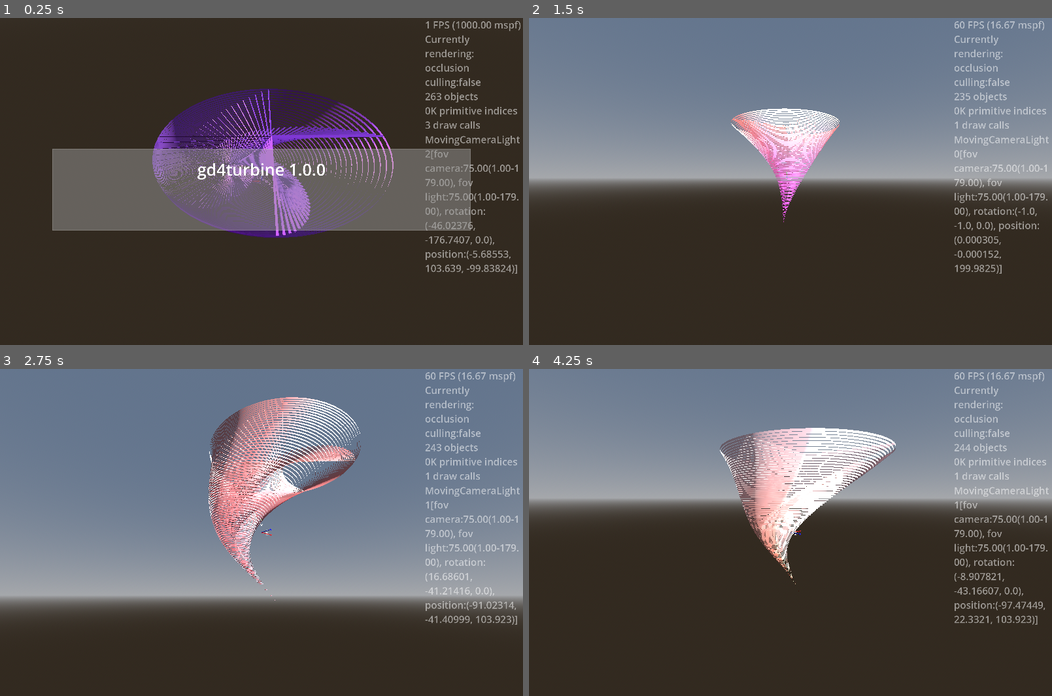
Above: before the commit, frames 1-4 (two rows, left to right).
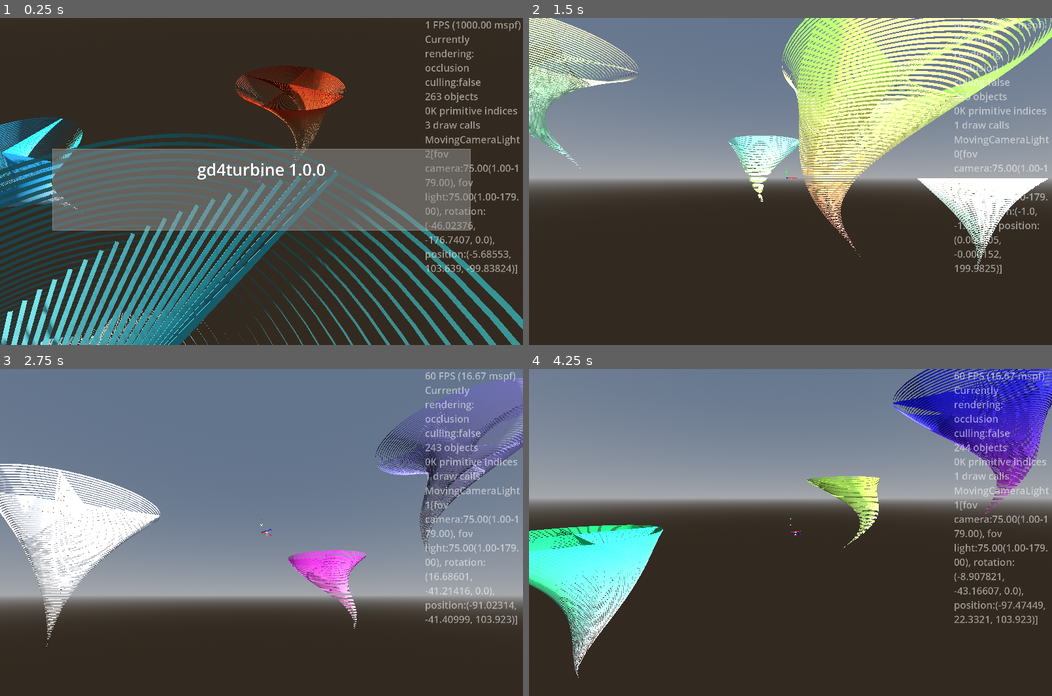
Above: after the commit, the same moments.

Repository: kasworld/gd4turbine
Game: Godot game, scene res://main.tscn
The game is run twice, just before and just after one commit, with the same random seed, the same clock (stepped at 60 frames per second) and the same inputs.
Inputs (mouse positions are in pixels of both pictures, inside the frame that each line leads up to):
- Up to frame 1 (0.25 s): no input
- Up to frame 2 (1.5 s): tap Enter at 0.5 s; move the mouse to (905, 165) at 0.52 s; hold Right 0.53-1.28 s; tap Q at 0.6 s; click (905, 165) at 0.67 s; move the mouse to (685, 197) at 1.27 s; hold Down from 1.28 s (still down); tap E at 1.35 s
- Up to frame 3 (2.75 s): move the mouse to (313, 460) at 2.02 s; release Down at 2.03 s; hold Right from 2.03 s (still down); tap Enter at 2.1 s
- Up to frame 4 (4.25 s): move the mouse to (764, 597) at 2.77 s; release Right at 2.78 s; hold Up 2.78-3.53 s; tap Q at 2.85 s; click (764, 597) at 2.92 s; move the mouse to (947, 581) at 3.52 s; hold Left from 3.53 s (still down); tap E at 3.6 s

The runs differ from the first frame. In frame 1, 28% of the frame differs, in the area x 0-100%, y 14-100%; in frame 2, 21%; in frame 3, 18%; in frame 4, 20%.

Commit message:
add AnimateGradient

Diff:
--- /dev/null
+++ b/lib/animate_gradient.gd
@@ -0,0 +1,19 @@
+class_name AnimateGradient
+
+static func random_color() -> Color:
+	return NamedColorList.color_list.pick_random()[0]
+
+var color_list := [random_color(),random_color(),random_color(),random_color()]
+var color_rate :float
+
+func inc_rate(v :float = 1.0/60.0) -> void:
+	color_rate += v
+	if color_rate >= 1:
+		color_rate = 0
+		color_list = [color_list[1], random_color(), color_list[3], random_color()]
+
+func get_color1() -> Color:
+		return lerp(color_list[0], color_list[1],color_rate)
+
+func get_color2() -> Color:
+		return lerp(color_list[2], color_list[3],color_rate)
--- a/main.gd
+++ b/main.gd
@@ -53,21 +53,23 @@
 	start_all_animation()
 
 
-var turbine_list :Array
+var turbine_list :Array # [ turbine , colorinfo ]
 func turbine_demo() -> void:
-	#for pos in [Vector3(WorldSize.x/4,WorldSize.y/4,0), Vector3(-WorldSize.x/4,WorldSize.y/4,0),
-				#Vector3(WorldSize.x/4,-WorldSize.y/4,0), Vector3(-WorldSize.x/4,-WorldSize.y/4,0)]:
-	make_turbine(Vector3.ZERO)
+	var unit_rad := 2*PI/4
+	var radius := WorldSize.z/4
+	for i in 4:
+		make_turbine(Vector3(cos(i*unit_rad), 0, sin(i*unit_rad))*radius )
 	#turbine_list[0].set_transform_all(Turbine.scale_1, Turbine.shift_zero, Turbine.rotate_PI, Turbine.blade_rotate_lambda(PI/10))
-	turbine_list[0].set_transform_all(scale_tornado, shift_tornado, Turbine.rotate_PI)
-	turbine_list[0].rotation.x = -PI/2
+	#turbine_list[0].set_transform_all(scale_tornado, shift_tornado, Turbine.rotate_PI)
+	#turbine_list[0].rotation.x = -PI/2
 
 func make_turbine(pos :Vector3) -> Turbine:
 	var tb = preload("res://turbine/turbine.tscn").instantiate(
 		).init_sample(WorldSize.x, WorldSize.z*0.5, 1, 4, random_color(),random_color())
-	turbine_list.append(tb)
 	tb.position = pos
 	add_child(tb)
+	tb.rotation.x = -PI/2
+	turbine_list.append([tb, AnimateGradient.new()])
 	return tb
 
 func scale_lambda(t :float) -> Callable:
@@ -92,24 +94,18 @@
 	var period := PI*2
 	return Vector3(cos(rate*period), sin(rate*period), 0) * WorldSize.x/5
 
-var turbine_color_list := [random_color(),random_color(),random_color(),random_color()]
-var turbine_color_rate :float
 func turbine_animate() -> void:
-	if turbine_color_rate >= 1:
-		turbine_color_rate = 0
-		turbine_color_list = [turbine_color_list[1], random_color(), turbine_color_list[3], random_color()]
-	else:
-		turbine_color_rate += 1.0/60.0
 	var t := Time.get_unix_time_from_system()
 	var rad := fposmod(t, PI*2)
-	turbine_list[0].set_color_all(
-		lerp(turbine_color_list[0], turbine_color_list[1],turbine_color_rate),
-		lerp(turbine_color_list[2], turbine_color_list[3],turbine_color_rate),
-	)
-	turbine_list[0].set_transform_all(scale_tornado, shift_tornado_lambda( sin(t) ), rotate_lambda( sin(t) ),Turbine.blade_rotate_lambda(rad/PI/2))
-	#turbine_list[1].set_transform_all(scale_lambda(rad), Turbine.shift_zero, Turbine.rotate_PI)
-	#turbine_list[2].set_transform_all(Turbine.scale_1, shift_lambda(rad), Turbine.rotate_PI)
-	#turbine_list[3].set_transform_all(Turbine.scale_1, Turbine.shift_zero, rotate_lambda(rad),Turbine.blade_rotate_lambda(rad/PI/2))
+	var unit_rad := 2*PI/4
+	var radius := WorldSize.z
+	for i in 4:
+		var tt := t+ i
+		turbine_list[i][0].set_transform_all(scale_tornado, shift_tornado_lambda( sin(tt) ), rotate_lambda( sin(tt) ),Turbine.blade_rotate_lambda(rad/PI/2))
+		turbine_list[i][0].set_color_all(turbine_list[i][1].get_color1(),turbine_list[i][1].get_color2())
+		turbine_list[i][1].inc_rate()
+		turbine_list[i][0].position = Vector3(cos(i*unit_rad+t)*2*radius, sin(i*unit_rad+t*1.7)*radius/2, sin(i*unit_rad+t)*radius)
+		turbine_list[i][0].rotation.y = -rad*5
 func random_color() -> Color:
 	return NamedColorList.color_list.pick_random()[0]
 
Not shown, added: lib/animate_gradient.gd.uid
